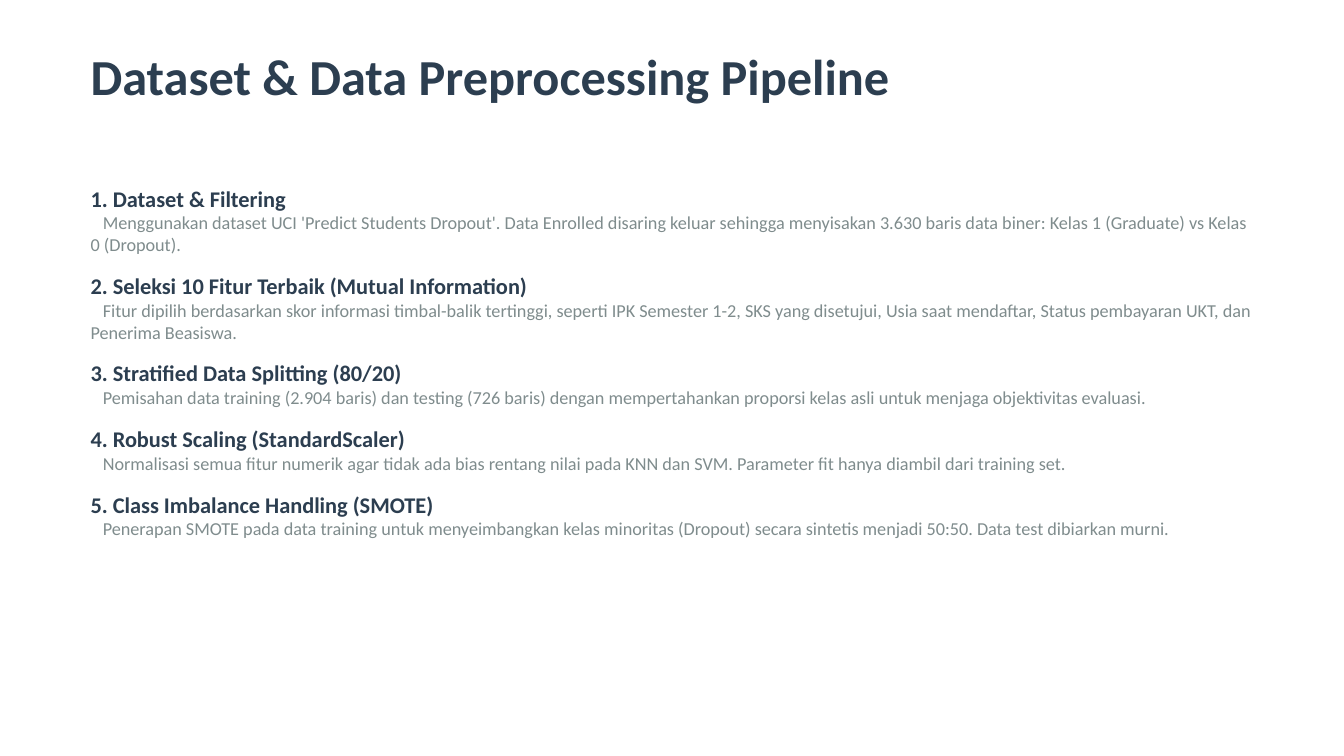
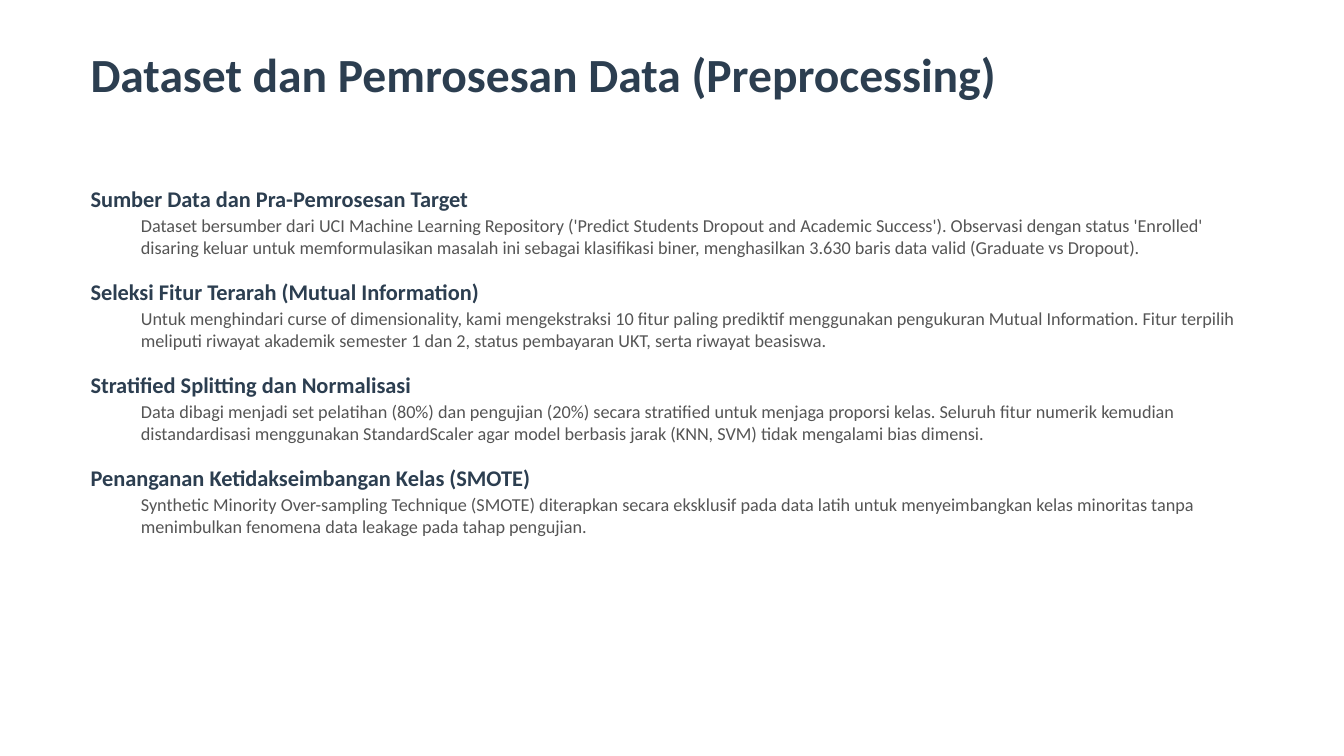
Before and after one commit to hafizmuzani011-collab/uas-ml-kelulusan, a slide deck: slide 3 of presentation/presentasi_uas_ml.pptx. Drawn at 1344x756 pixels with LibreOffice and Linux fonts; fonts in the diff are those of the drawing. Boxes give left, top, right and bottom in pixels: in the first picture for what was removed or moved away, otherwise in the second. Text is boxed around its words. In the diff, an @@ line names an element or a change of style, - is before the commit and + after.

```diff
--- a/presentation/presentasi_uas_ml.pptx
+++ b/presentation/presentasi_uas_ml.pptx
@@ text at (91, 57, 996, 100): text changed; size 36 to 34 pt @@
-Dataset & Data Preprocessing Pipeline
+Dataset dan Pemrosesan Data (Preprocessing)
@@ text at (91, 191, 1234, 536): text changed; text colour #7F8C8D to #555555 @@
-1. Dataset & Filtering
-Menggunakan dataset UCI 'Predict Students Dropout'. Data Enrolled disaring keluar sehingga menyisakan 3.630 baris data biner: Kelas 1 (Graduate) vs Kelas 0 (Dropout).
-2. Seleksi 10 Fitur Terbaik (Mutual Information)
-Fitur dipilih berdasarkan skor informasi timbal-balik tertinggi, seperti IPK Semester 1-2, SKS yang disetujui, Usia saat mendaftar, Status pembayaran UKT, dan Penerima Beasiswa.
-3. Stratified Data Splitting (80/20)
-Pemisahan data training (2.904 baris) dan testing (726 baris) dengan mempertahankan proporsi kelas asli untuk menjaga objektivitas evaluasi.
-4. Robust Scaling (StandardScaler)
-Normalisasi semua fitur numerik agar tidak ada bias rentang nilai pada KNN dan SVM. Parameter fit hanya diambil dari training set.
-5. Class Imbalance Handling (SMOTE)
-Penerapan SMOTE pada data training untuk menyeimbangkan kelas minoritas (Dropout) secara sintetis menjadi 50:50. Data test dibiarkan murni.
+Sumber Data dan Pra-Pemrosesan Target
+  Dataset bersumber dari UCI Machine Learning Repository ('Predict Students Dropout and Academic Success'). Observasi dengan status 'Enrolled' disaring keluar untuk memformulasikan masalah ini sebagai klasifikasi biner, menghasilkan 3.630 baris data valid (Graduate vs Dropout).
+Seleksi Fitur Terarah (Mutual Information)
+  Untuk menghindari curse of dimensionality, kami mengekstraksi 10 fitur paling prediktif menggunakan pengukuran Mutual Information. Fitur terpilih meliputi riwayat akademik semester 1 dan 2, status pembayaran UKT, serta riwayat beasiswa.
+Stratified Splitting dan Normalisasi
+  Data dibagi menjadi set pelatihan (80%) dan pengujian (20%) secara stratified untuk menjaga proporsi kelas. Seluruh fitur numerik kemudian distandardisasi menggunakan StandardScaler agar model berbasis jarak (KNN, SVM) tidak mengalami bias dimensi.
+Penanganan Ketidakseimbangan Kelas (SMOTE)
+  Synthetic Minority Over-sampling Technique (SMOTE) diterapkan secara eksklusif pada data latih untuk menyeimbangkan kelas minoritas tanpa menimbulkan fenomena data leakage pada tahap pengujian.
```
Also in this commit, not shown: 8 other slides changed, 1 slide added, 1 slide removed, 1 other file.
